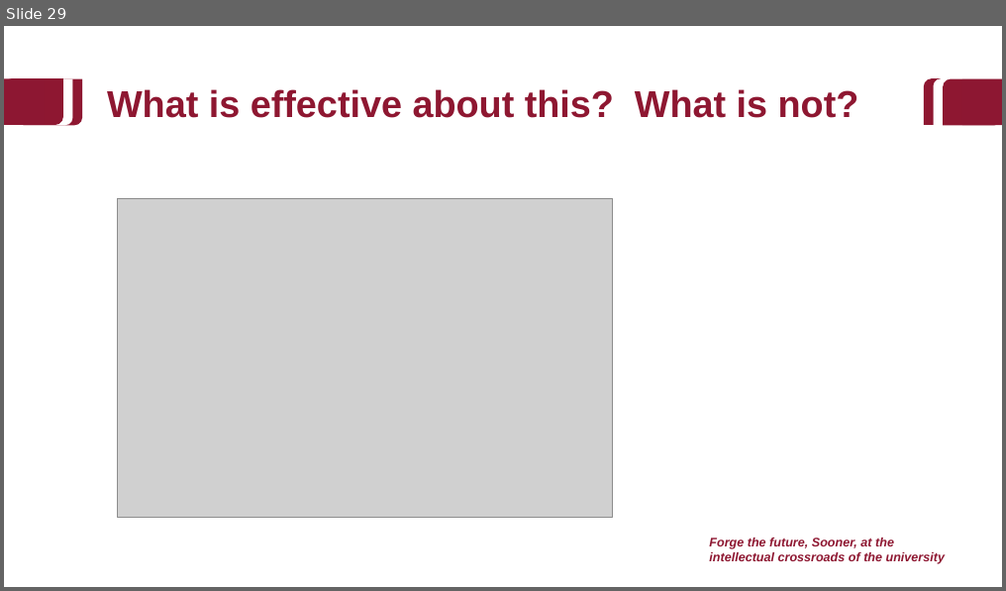
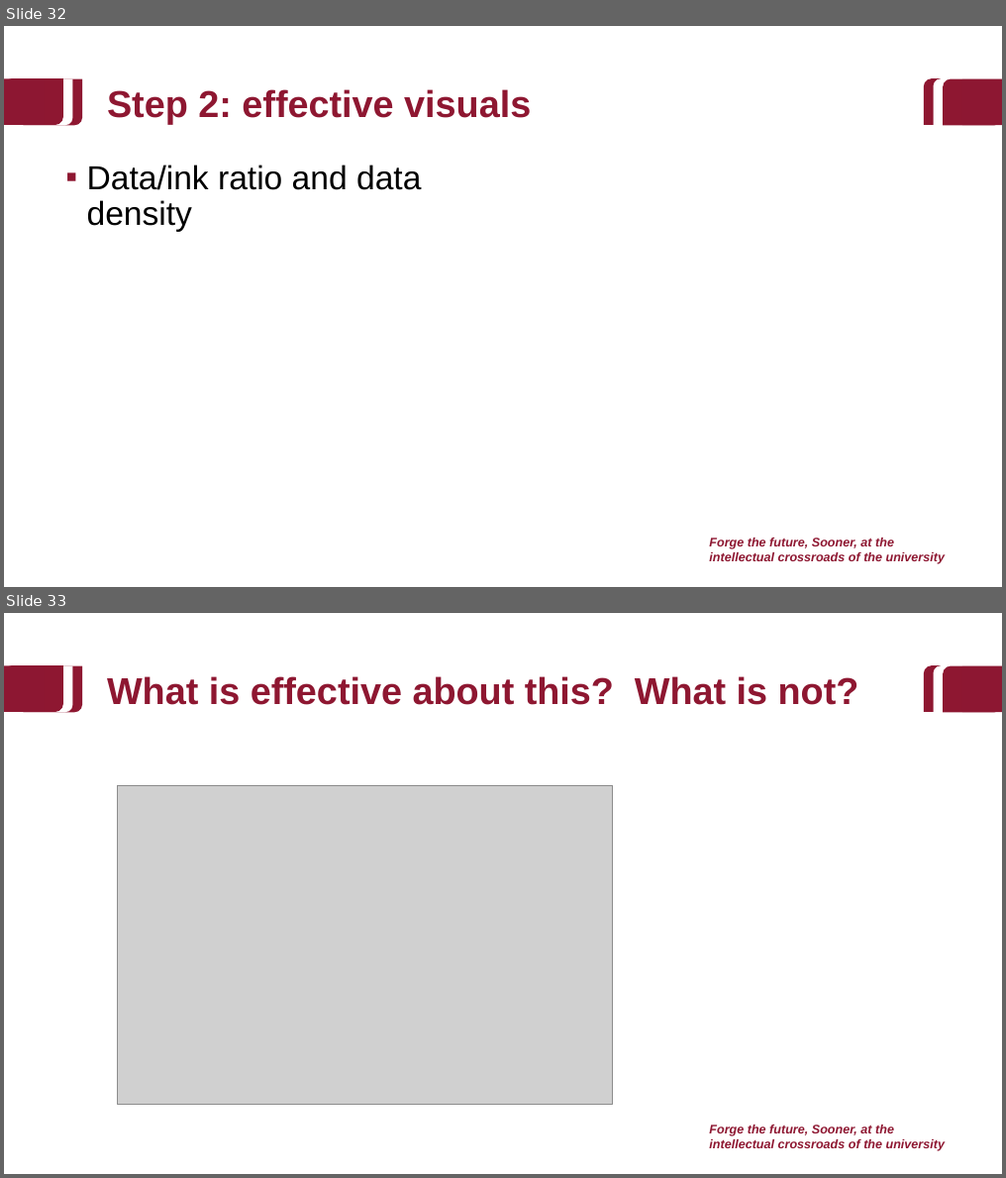
Before and after one commit to baeolophus/2025_data_viz_research, a slide deck: activities.pptx. Shown one above the other, each under a label of ours: slide 29 before the commit, slides 32 and 33 after it. The pictures are 1006x591 and 1006x1178 pixels, drawn with LibreOffice and Linux fonts; fonts in the diff are those of the drawing; grey boxes stand for pictures; background and template pictures are left out. Boxes give left, top, right and bottom in pixels: in the first picture for what was removed or moved away, otherwise in the second. Text is boxed around its words. In the diff, an @@ line names an element or a change of style, - is before the commit and + after.

```diff
--- a/activities.pptx
+++ b/activities.pptx
@@ slide 32 added at (x1=4, y1=26, x2=1002, y2=587), background #FFFFFF; not listed: 9 template elements that a slide beside it also shows @@
@@ title added at (x1=107, y1=89, x2=531, y2=124), 36 pt, text #8E1731, bold @@
+Step 2: effective visuals
@@ text added at (x1=87, y1=165, x2=421, y2=232), 32 pt, text #000000 @@
+▪ Data/ink ratio and data density
@@ what was slide 29 is now slide 33 @@
```
Also in this commit, not shown: 5 slides changed, 4 other slides added.
